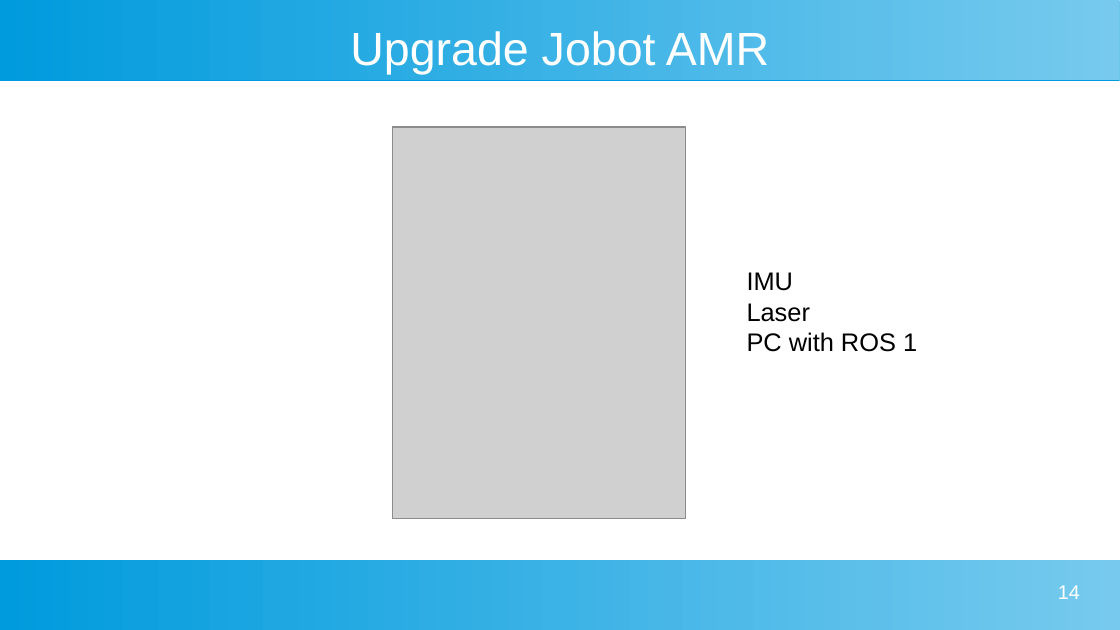
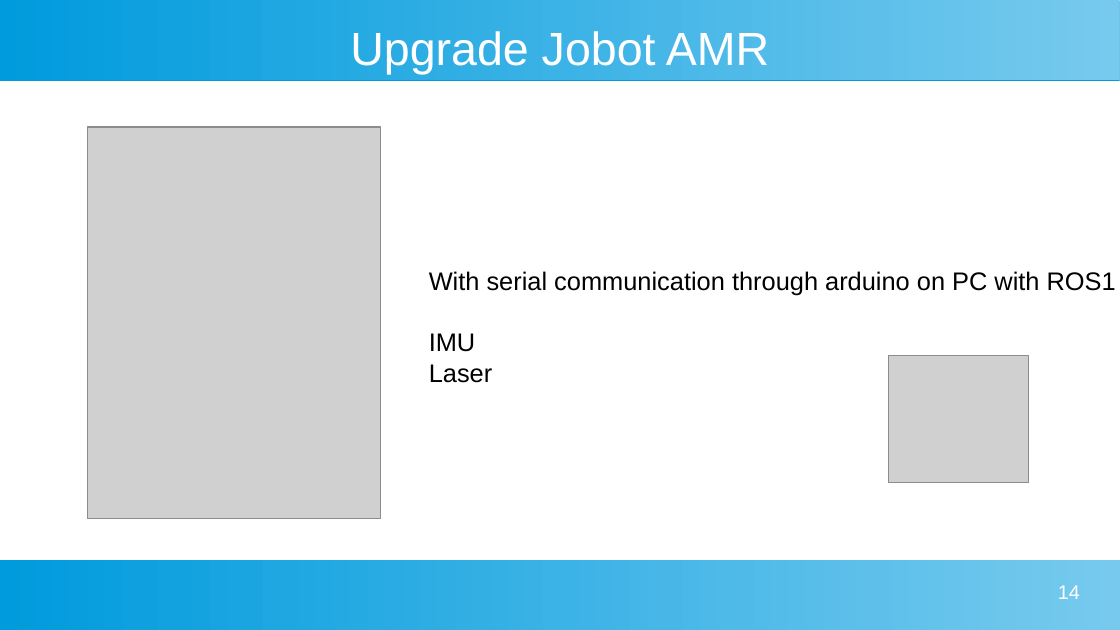
Before and after one commit to michbelle/tesi_mag_testo, a slide deck: slide 14 of PPT/long/tesi_ppt.odp. Drawn at 1120x630 pixels with LibreOffice and Linux fonts; fonts in the diff are those of the drawing; grey boxes stand for pictures. Boxes give left, top, right and bottom in pixels: in the first picture for what was removed or moved away, otherwise in the second. Text is boxed around its words. In the diff, an @@ line names an element or a change of style, - is before the commit and + after.

```diff
--- a/PPT/long/tesi_ppt.odp
+++ b/PPT/long/tesi_ppt.odp
@@ picture: place and size @@
-picture at [392, 127, 686, 518]
+picture at [87, 127, 381, 518]
@@ text added at [429, 271, 1116, 383], 18 pt, text #000000 @@
+With serial communication through arduino on PC with ROS1
+IMU
+Laser
@@ text removed at [747, 272, 917, 352] @@
-IMU
-Laser
-PC with ROS 1
@@ picture added at [889, 356, 1029, 483] @@
```
Also in this commit, not shown: 2 other slides changed, 2 slides added.
